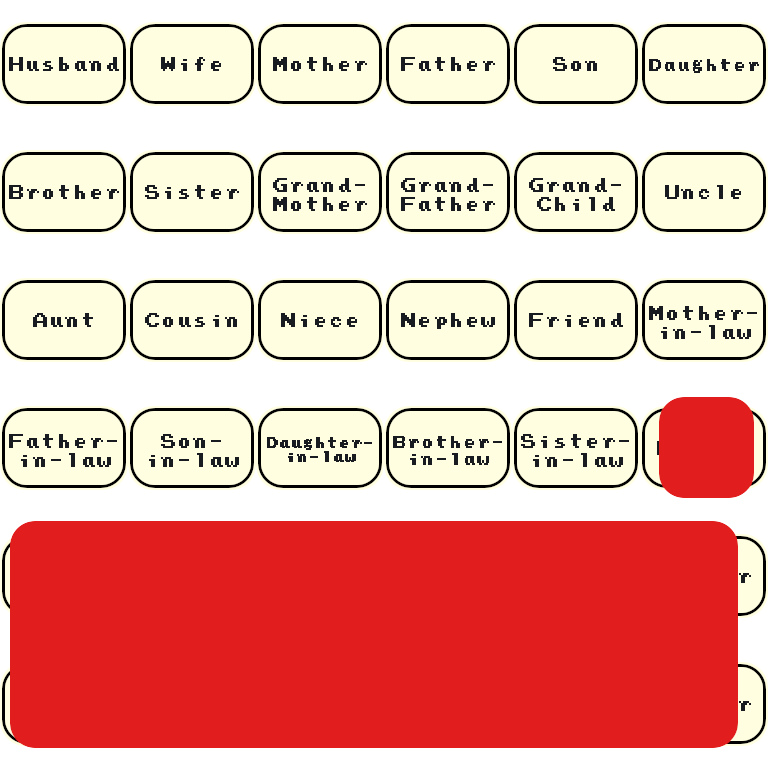
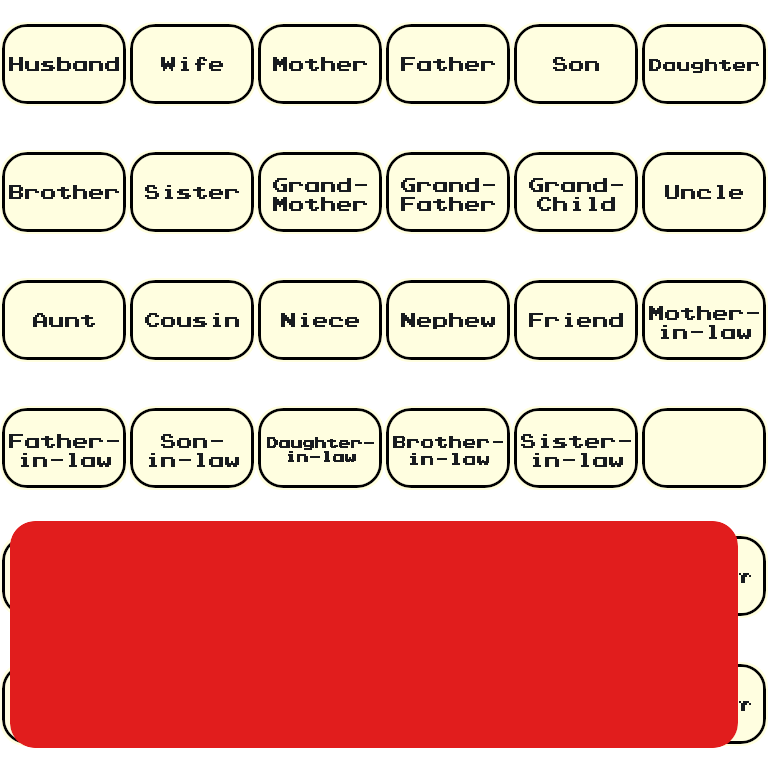
Layer changes from the first 768 × 768 image to the second:
removed layer "Rectángulo redondeado 2" from group "NOT IN GAME" over (659, 397, 754, 498)
removed layer "Mother" (3rd of 15, in "Mother copia 34") from group "Mother copia 34" over (657, 441, 751, 455)
painted on "Mother- in-law" over (661, 306, 759, 339)
painted on "Uncle" over (681, 189, 743, 199)
painted on "Daughter" over (663, 59, 757, 73)
painted on "Sister- in-law" over (533, 434, 631, 467)
painted on "Friend" over (545, 313, 623, 327)
painted on "Grand- Child" over (545, 178, 623, 211)
painted on "Brother- in-law" over (407, 436, 503, 465)
painted on "Nephew" over (417, 313, 491, 329)
painted on "Grand- Father" over (417, 178, 495, 211)
painted on "Father" over (417, 57, 493, 71)
painted on "Daughter- in-law" over (279, 437, 374, 462)
painted on "Niece" over (301, 313, 359, 327)
painted on "Grand- Mother" over (289, 178, 367, 211)
painted on "Mother" (9th of 14, in "Mother copia 13") over (289, 57, 365, 71)
painted on "Son- in-law" over (149, 438, 235, 467)
painted on "Cousin" over (161, 313, 239, 327)
painted on "Sister" over (165, 185, 237, 199)
painted on "Wife" over (161, 57, 223, 71)
painted on "Father- in-law" over (21, 434, 119, 467)
painted on "Aunt" over (49, 313, 95, 327)
painted on "Brother" over (25, 185, 117, 199)
painted on "Husband" over (25, 57, 119, 71)
…and 1 more changes (1 painted)
